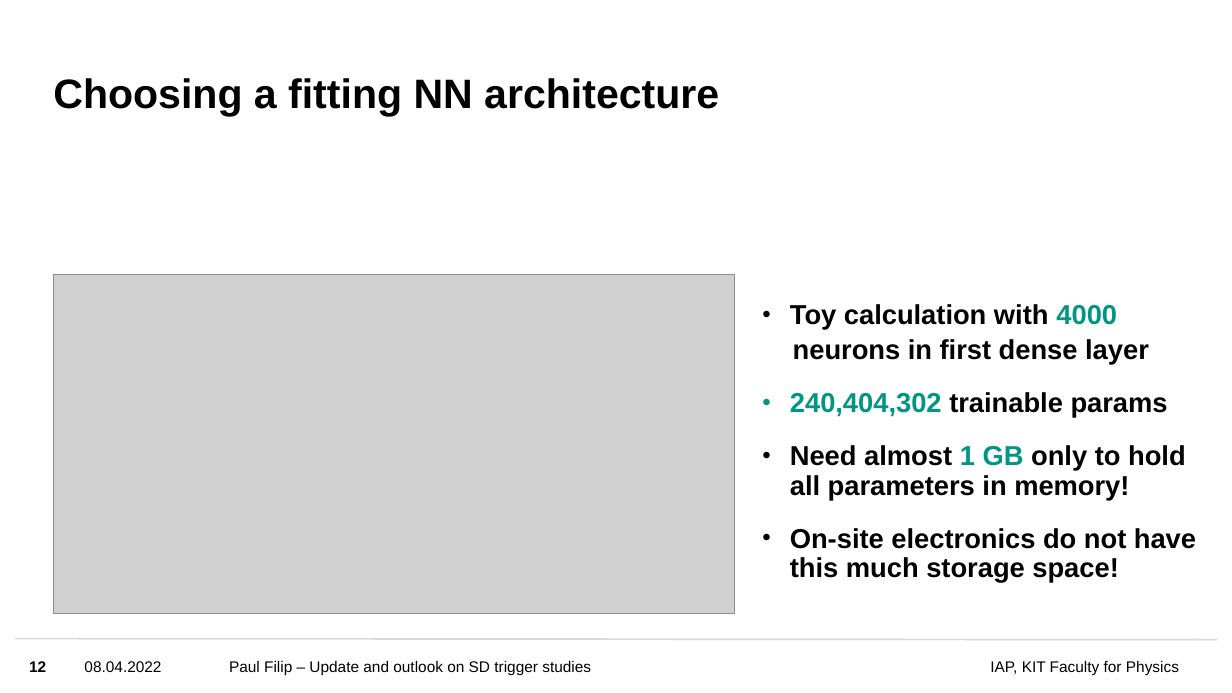
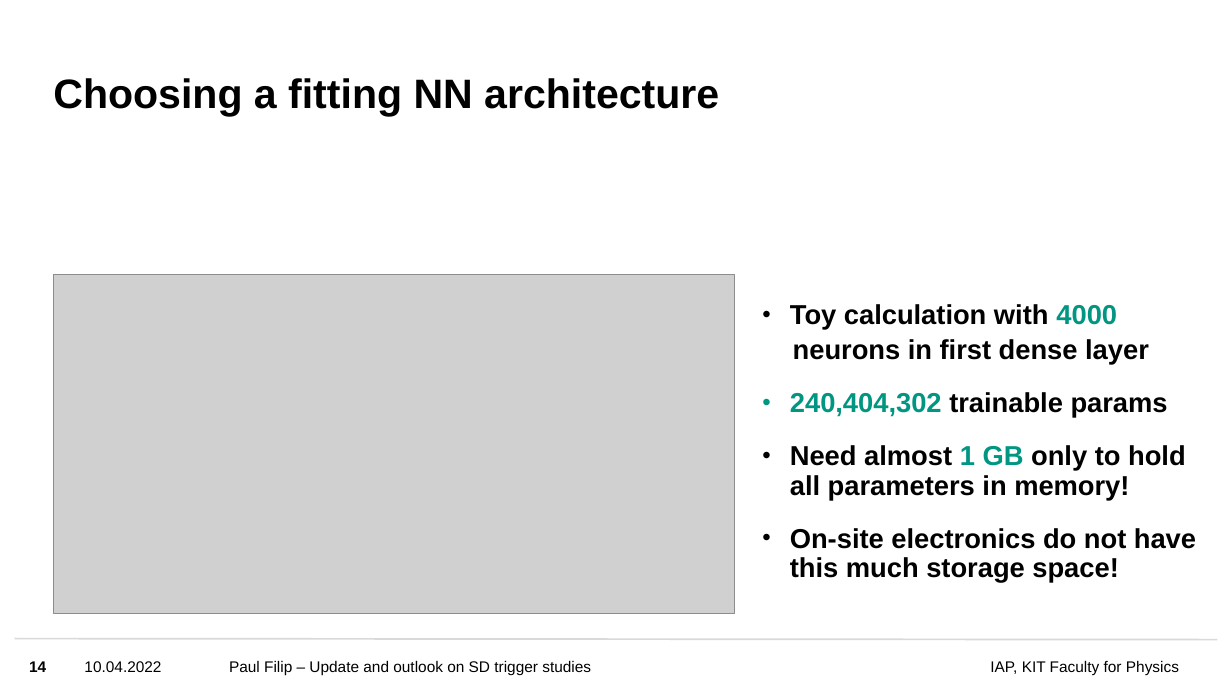
Before and after one commit to Quizznor/master-thesis, a slide deck: slide 14 of thesis/progress_updates/Trigger_studies_status_report_01.pptx (slide 12 before the commit). Drawn at 1232x693 pixels with LibreOffice and Linux fonts; fonts in the diff are those of the drawing; grey boxes stand for pictures; background and template pictures are left out. Boxes give left, top, right and bottom in pixels: in the first picture for what was removed or moved away, otherwise in the second. Text is boxed around its words. In the diff, an @@ line names an element or a change of style, - is before the commit and + after.

```diff
--- a/thesis/progress_updates/Trigger_studies_status_report_01.pptx
+++ b/thesis/progress_updates/Trigger_studies_status_report_01.pptx
@@ page number at [29, 661, 46, 672]: text changed @@
-12
+14
@@ text at [84, 661, 161, 672]: text changed @@
-08.04.2022
+10.04.2022
```
Also in this commit, not shown: 21 other slides changed, 2 slides added, 3 other files.
